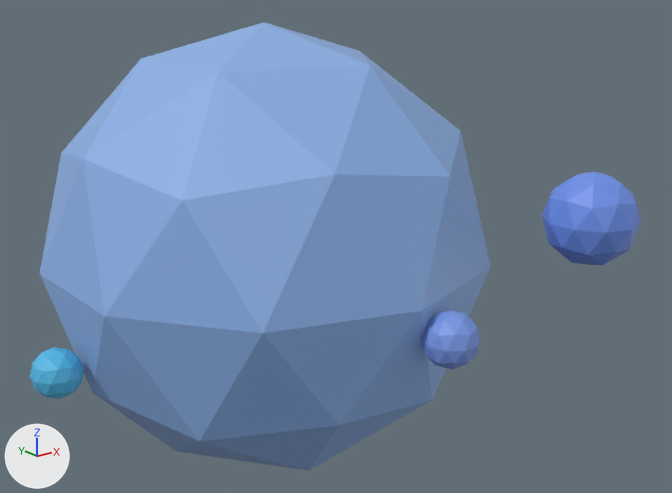
One commit to the glTF model PsycheProj/assets/2.glb: the scene before it, then after it.
Camera for both pictures: a 50 mm camera at (-0.687, -1.004, 0.381) aimed at (0.089, -0.035, -0.006). The lights are fixed; the arrows at lower left show +X, +Y and +Z. Both versions are drawn at frame 39 of the action 'SmallerControllerAction'; the numbers are the values there.

Before the edit, the objects in view are built like this:
```python
me_mainiconosphere = bpy.data.meshes.new('mainIconosphere')
me_mainiconosphere.from_pydata(...)  # an icosphere of 80 faces spanning x -0.95..0.95, y -1.0..1.0, z -1.0..1.0
me_mainiconosphere.materials.append(mat_material_005)  # blue #8cb2e7
me_smallericonosphere = bpy.data.meshes.new('smallerIconosphere')
me_smallericonosphere.from_pydata(...)  # an icosphere of 80 faces spanning x -0.95..0.95, y -1.0..1.0, z -1.0..1.0
me_smallericonosphere.materials.append(mat_material_008)  # blue #7a9ae7
ob_main = bpy.data.objects.new('Main', me_mainiconosphere)
ob_main.location = (0.0, 0.0, 0.0)
ob_main.scale = (0.3, 0.3, 0.3)
ob_medium_001 = bpy.data.objects.new('Medium.001', me_smallericonosphere)
ob_medium_001.parent = ob_mediumcontroller
ob_medium_001.location = (0.27, 1.526, -0.22)
ob_medium_001.scale = (0.175, 0.175, 0.175)
ob_mediumcontroller = bpy.data.objects.new('MediumController', None)
ob_mediumcontroller.location = (0.0, 0.0, 0.0)
ob_mediumcontroller.rotation_euler = (0.0, 0.0, -2.832)  # degrees (0, 0, -162)
ob_mediumcontroller.scale = (0.2, 0.2, 0.2)
# also in view: 'Medium' at (-0.31, 0.0, -0.095); 'Big' at (0.3, -0.3, 0.055)
```
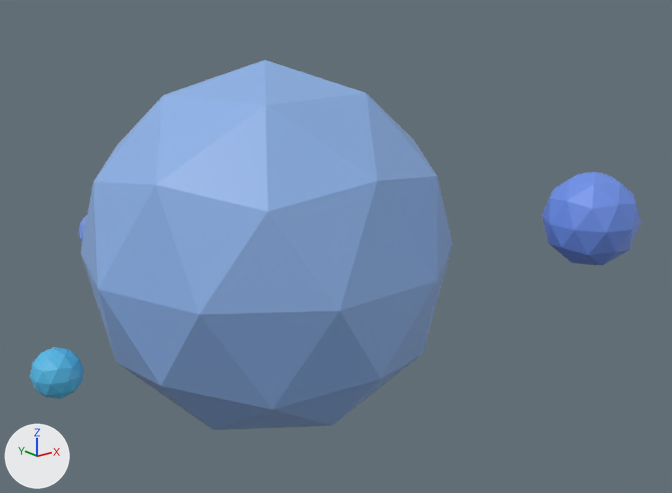
ob_mediumcontroller is not drawn itself; it is the parent of ob_medium_001.

The change, as a diff of the scene's bpy script:
```diff
--- a/PsycheProj/assets/2.glb.py
+++ b/PsycheProj/assets/2.glb.py
@@ ob_main @@
 ob_main.location = (0.0, 0.0, 0.0)
-ob_main.scale = (0.3, 0.3, 0.3)
+ob_main.rotation_euler = (0.0, 0.0, 0.34)  # degrees (0, 0, 19)
+ob_main.scale = (0.253, 0.253, 0.253)
@@ ob_mediumcontroller @@
 ob_mediumcontroller.location = (0.0, 0.0, 0.0)
-ob_mediumcontroller.rotation_euler = (0.0, 0.0, -2.832)  # degrees (0, 0, -162)
-ob_mediumcontroller.scale = (0.2, 0.2, 0.2)
+ob_mediumcontroller.rotation_euler = (0.0, 0.0, 0.34)  # degrees (0, 0, 19)
+ob_mediumcontroller.scale = (0.25, 0.25, 0.25)
```

Where the change shows, as pixel boxes (x1, y1, x2, y2) in the pictures (672 x 493 px):
'Main', turned, rescaled
    before: (40, 22, 491, 471)
    after: (81, 60, 453, 430)
'Medium.001', turned, rescaled
    before: (421, 310, 480, 370)
    after: (78, 215, 87, 244)
